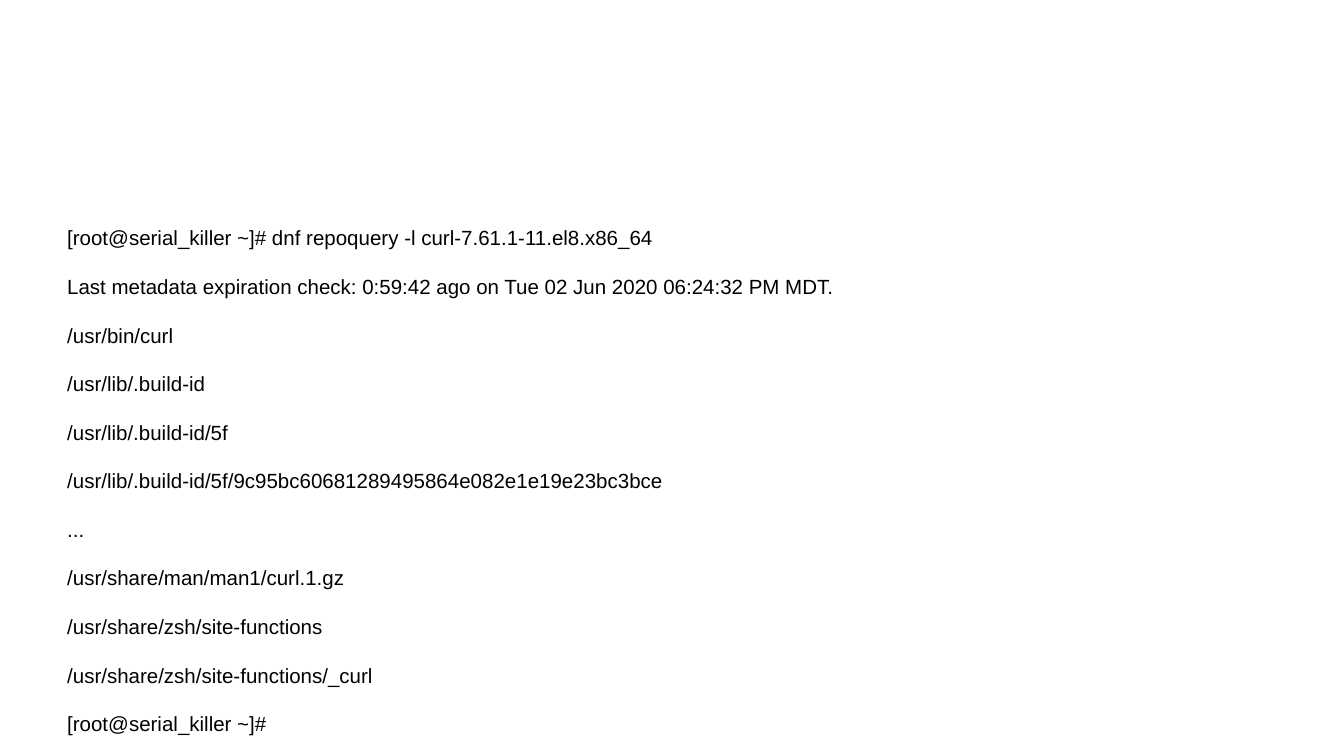
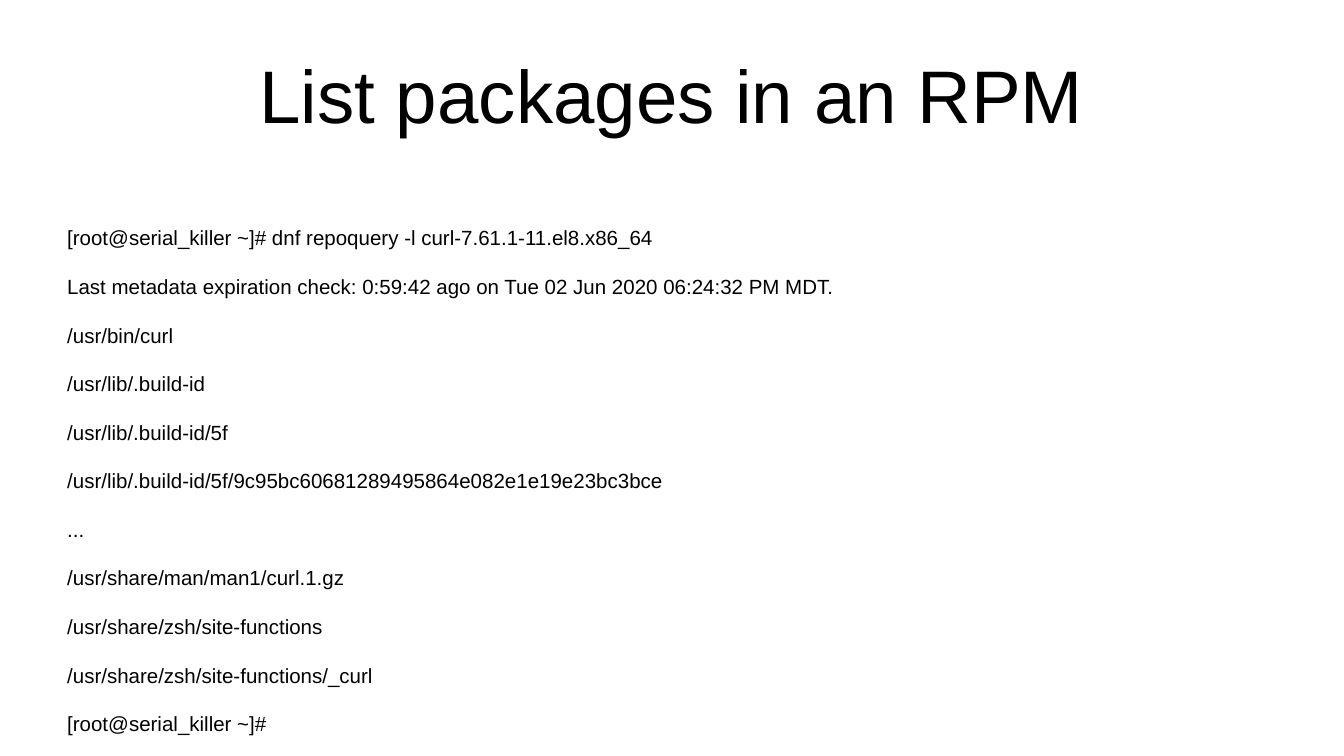
Before and after one commit to andrewchandler/dnf_presentation, a slide deck: slide 20 of yum.odp (slide 19 before the commit). Drawn at 1344x756 pixels with LibreOffice and Linux fonts; fonts in the diff are those of the drawing. Boxes give left, top, right and bottom in pixels: in the first picture for what was removed or moved away, otherwise in the second. Text is boxed around its words. In the diff, an @@ line names an element or a change of style, - is before the commit and + after.

```diff
--- a/yum.odp
+++ b/yum.odp
@@ title added at (x1=260, y1=69, x2=1082, y2=137), 44 pt, text #000000 @@
+List packages in an RPM
```
Also in this commit, not shown: 9 other slides changed, 1 slide added, 1 other file.
